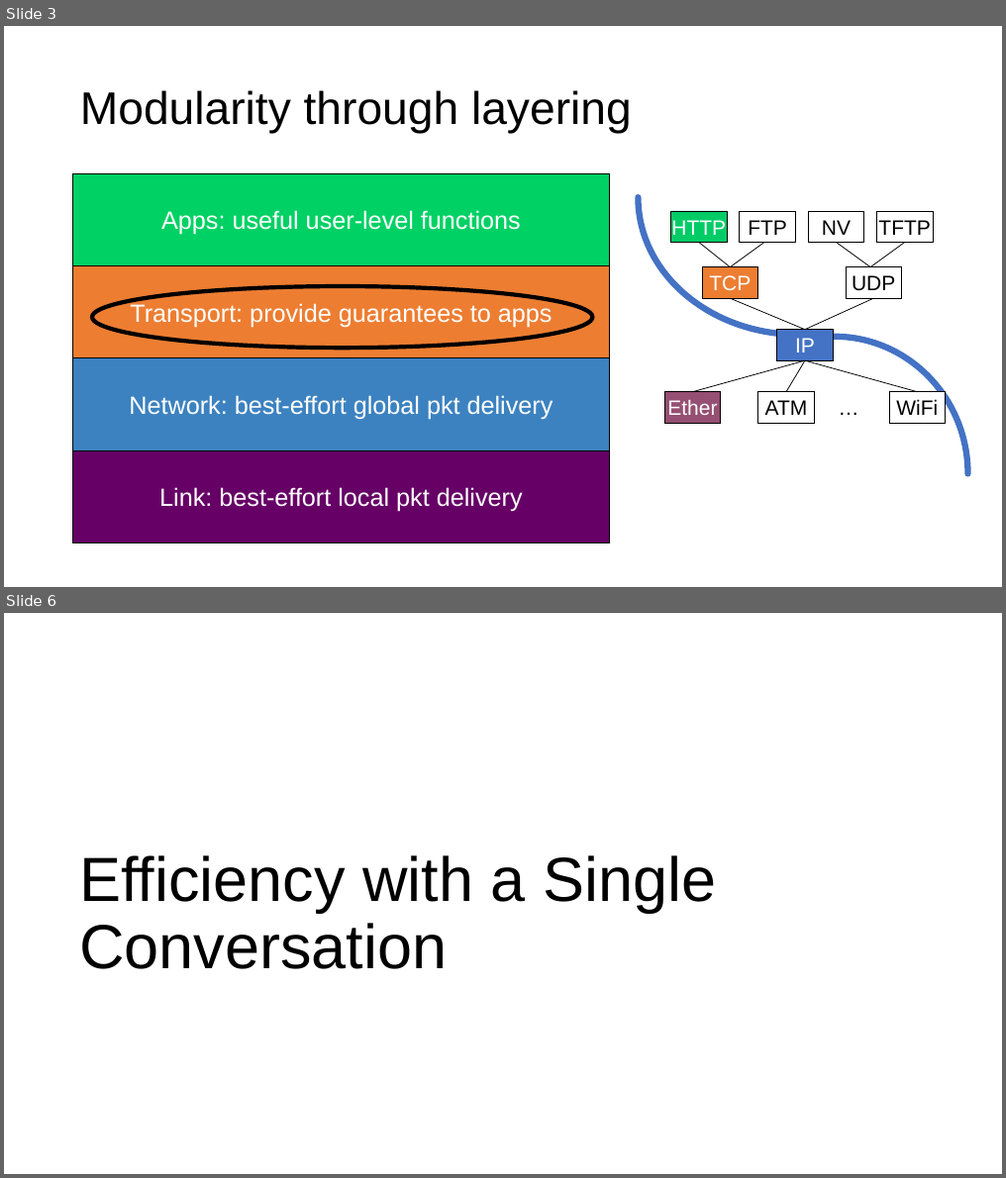
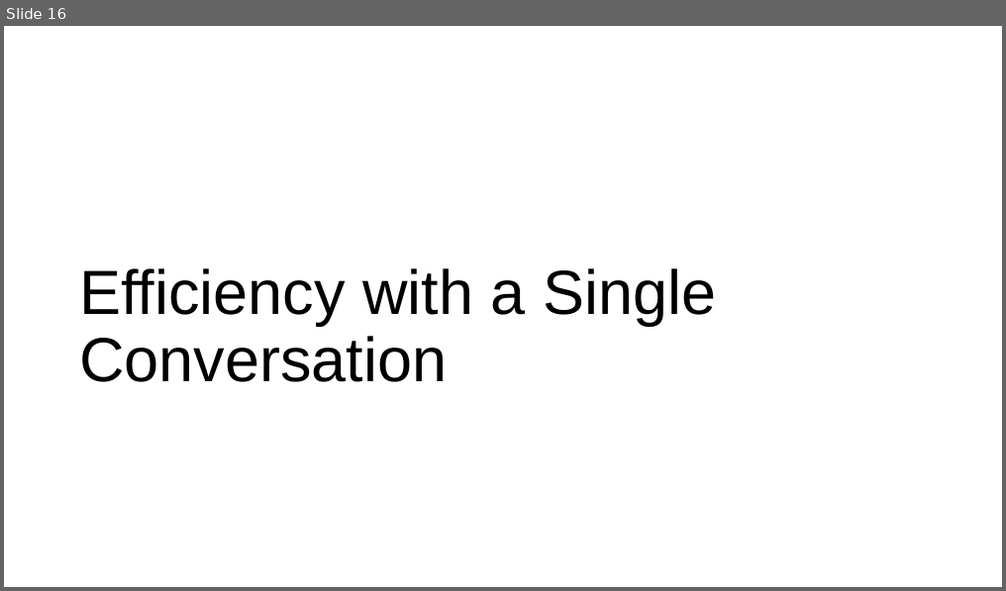
Before and after one commit to ngsrinivas/coursegen, a slide deck: ex/352-S21/staging/352-S21/lectures/transport-tcp-congestion-control-1.pptx. Shown one above the other, each under a label of ours: slides 3 and 6 before the commit, slide 16 after it; the slides between them are not shown. The pictures are 1006x1178 and 1006x591 pixels, drawn with LibreOffice and Linux fonts; fonts in the diff are those of the drawing. Boxes give left, top, right and bottom in pixels: in the first picture for what was removed or moved away, otherwise in the second. Text is boxed around its words. In the diff, an @@ line names an element or a change of style, - is before the commit and + after.

```diff
--- a/ex/352-S21/staging/352-S21/lectures/transport-tcp-congestion-control-1.pptx
+++ b/ex/352-S21/staging/352-S21/lectures/transport-tcp-congestion-control-1.pptx
@@ slide 3 removed at box(4, 26, 1002, 587), background #FFFFFF @@
@@ title removed at box(80, 90, 632, 134) @@
-Modularity through layering
@@ rectangle removed at box(73, 174, 611, 267) @@
-Apps: useful user-level functions
@@ rectangle removed at box(73, 267, 611, 359) @@
-Transport: provide guarantees to apps
@@ ellipse removed at box(92, 286, 592, 348) @@
@@ rectangle removed at box(73, 359, 611, 451) @@
-Network: best-effort global pkt delivery
@@ group removed at box(638, 197, 968, 473): 10 rectangles, 9 lines, 4 freeform shapes, 1 text @@
-HTTP
-FTP
-TFTP
-NV
-TCP
-UDP
-IP
-Ether
-ATM
-WiFi
-…
@@ rectangle removed at box(73, 451, 611, 543) @@
-Link: best-effort local pkt delivery
@@ what was slide 6 is now slide 16 @@
```
Also in this commit, not shown: 4 slides changed, 12 slides added, 1 other slide removed, 4 other files.
